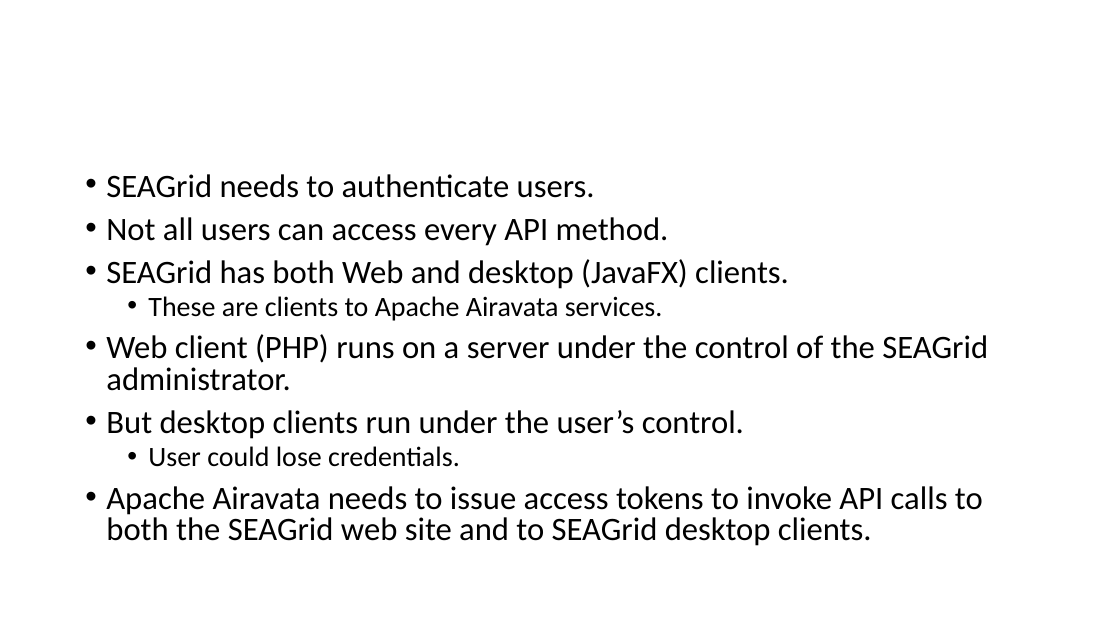
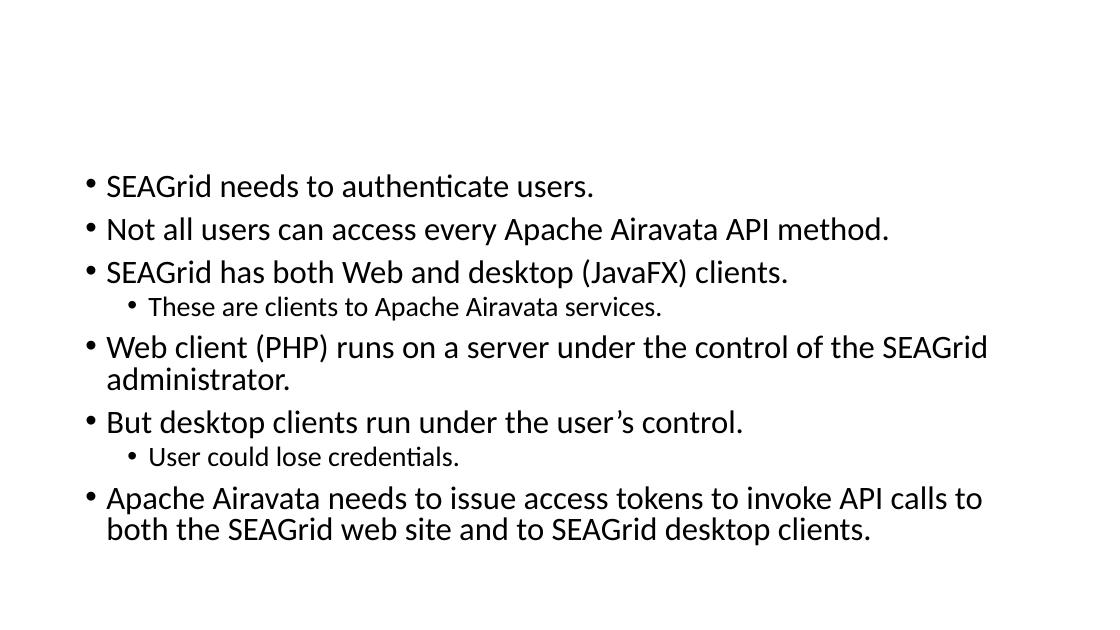
Before and after one commit to airavata-courses/airavata-courses.github.io, a slide deck: slide 35 of slides/Fall2017-OAuth2-OIDC.pptx (slide 34 before the commit). Drawn at 1120x630 pixels with LibreOffice and Linux fonts; fonts in the diff are those of the drawing. Boxes give left, top, right and bottom in pixels: in the first picture for what was removed or moved away, otherwise in the second. Text is boxed around its words. In the diff, an @@ line names an element or a change of style, - is before the commit and + after.

```diff
--- a/slides/Fall2017-OAuth2-OIDC.pptx
+++ b/slides/Fall2017-OAuth2-OIDC.pptx
@@ text at [106, 217, 890, 246]: text changed @@
-• Not all users can access every API method.
+• Not all users can access every Apache Airavata API method.
```
Also in this commit, not shown: 13 other slides changed, 2 slides added, 7 slides removed.
